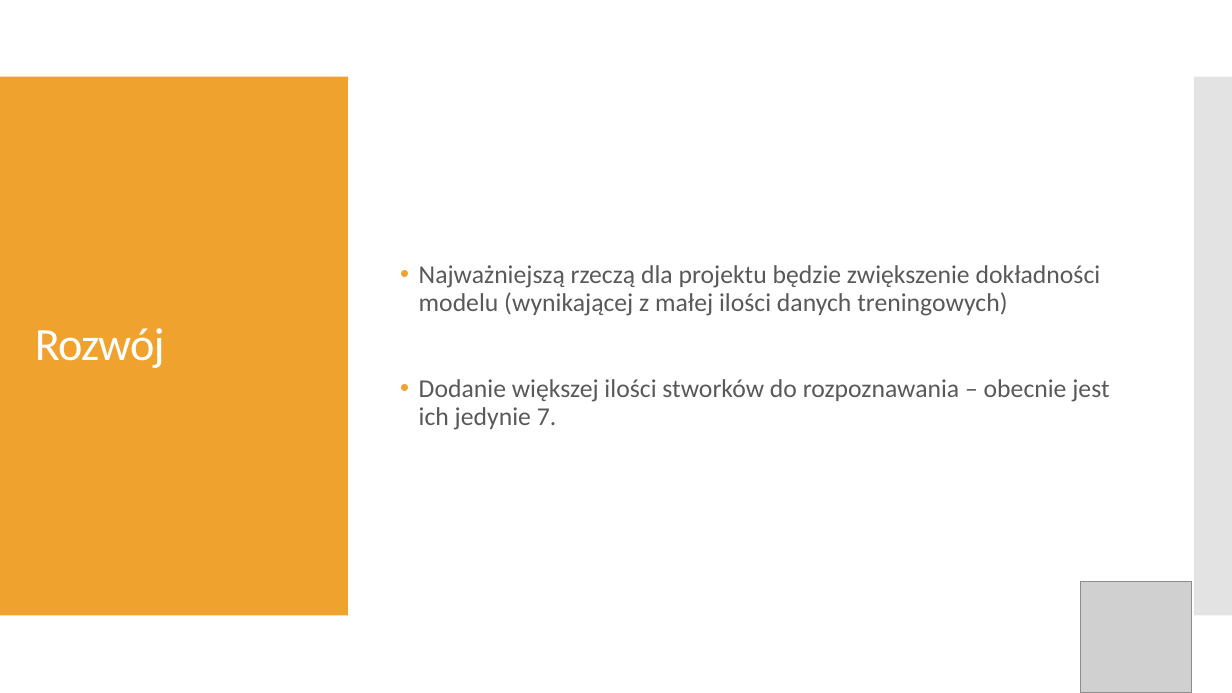
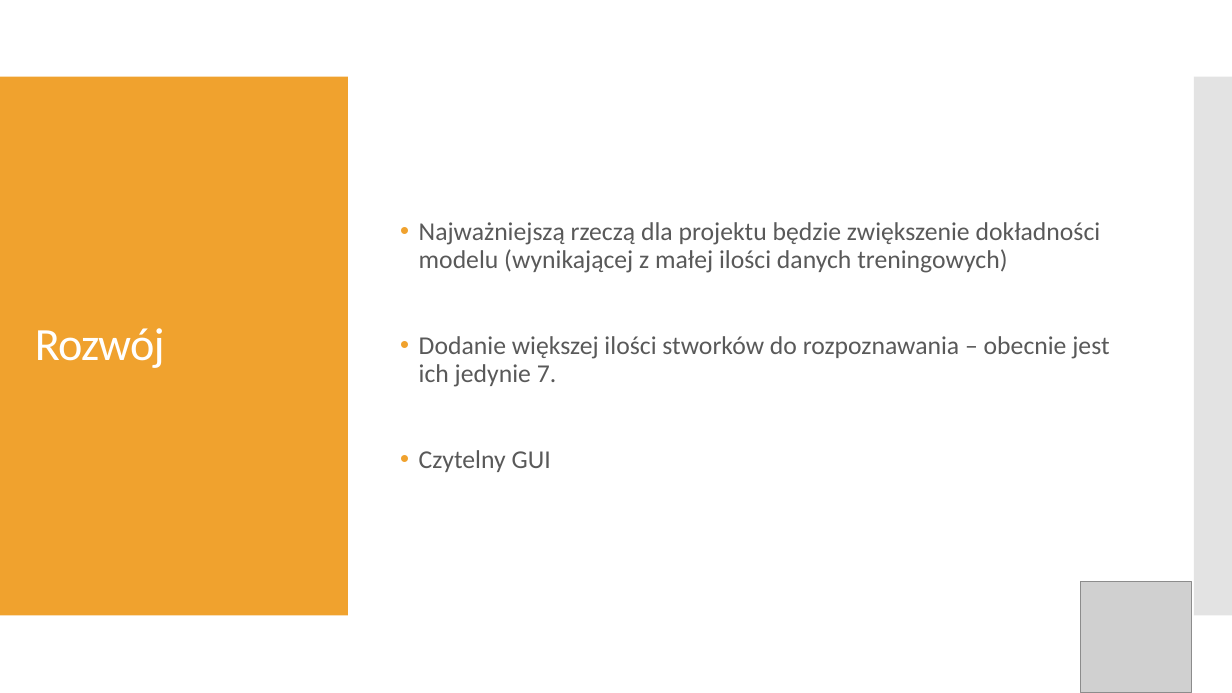
Before and after one commit to konradkihan/Intel-AI4Y, a slide deck: slide 4 of Pokemon visual recognision.pptx. Drawn at 1232x693 pixels with LibreOffice and Linux fonts; fonts in the diff are those of the drawing; grey boxes stand for pictures. Boxes give left, top, right and bottom in pixels: in the first picture for what was removed or moved away, otherwise in the second. Text is boxed around its words. In the diff, an @@ line names an element or a change of style, - is before the commit and + after.

```diff
--- a/Pokemon visual recognision.pptx
+++ b/Pokemon visual recognision.pptx
@@ text at (x1=419, y1=450, x2=551, y2=472): paragraph added @@
+• Czytelny GUI
```
Also in this commit, not shown: 1 other slide changed.
